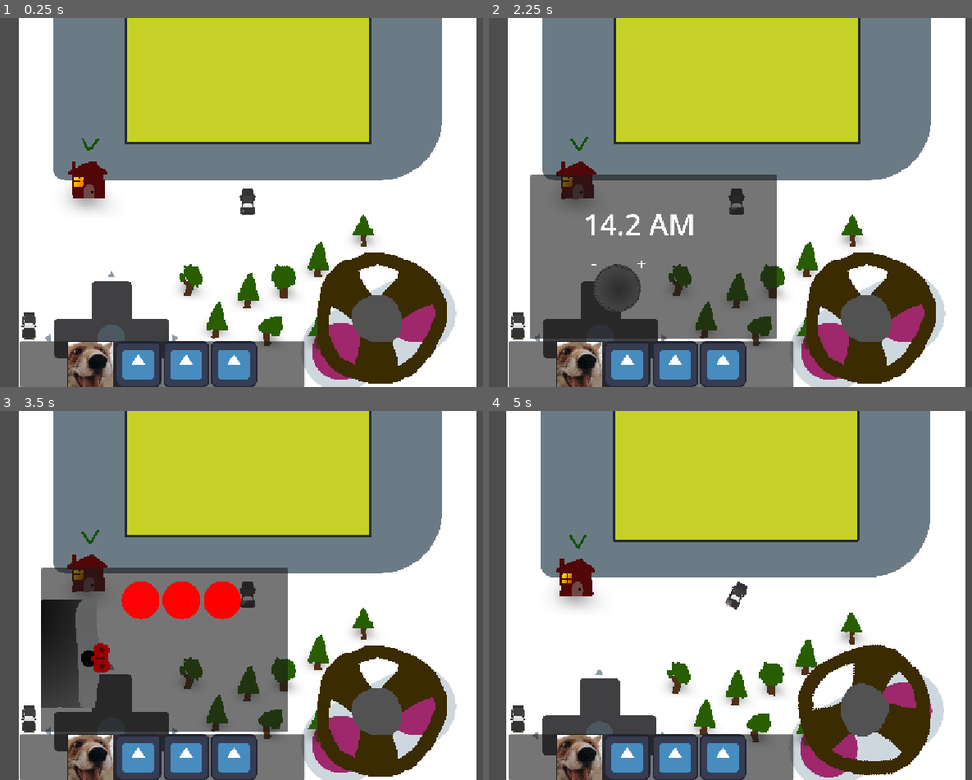
Above: before the commit, frames 1-4 (two rows, left to right).
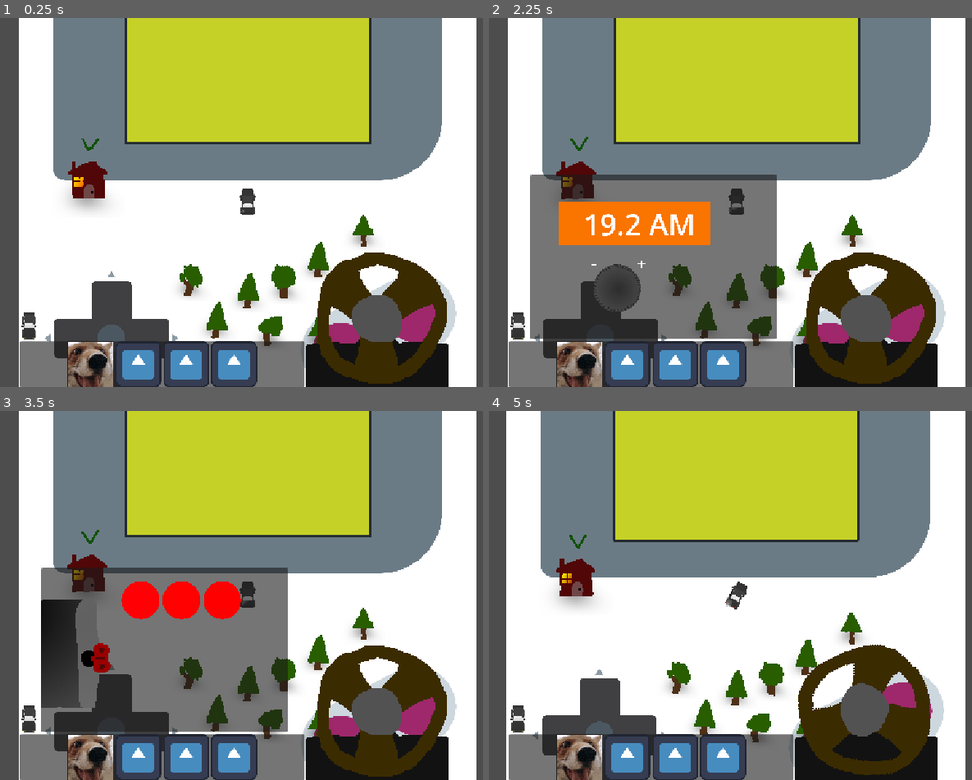
Above: after the commit, the same moments.

Repository: DBorgKiwami/game-jam-2
Game: Godot game, scene res://levels/testlevel.tscn
Same seed, same stepped clock (60 frames per second), same inputs: the game is played once before the commit and once after it. The engine's default icon, where the game draws it, is replaced by a stand-in: a white triangle on a blue panel in a dark square.
Inputs (mouse positions are in pixels of both pictures, inside the frame that each line leads up to):
- Up to frame 1 (0.25 s): no input
- Up to frame 2 (2.25 s): click (580, 364) at 0.5 s; click (629, 364) at 1.25 s; click (677, 364) at 2 s
- Up to frame 3 (3.5 s): click (231, 757) at 2.75 s
- Up to frame 4 (5 s): click (517, 717) at 3.5 s; tap Enter at 4.25 s; move the mouse to (880, 577) at 4.27 s; hold Right (turn_right) from 4.28 s (still down); hold Up (gas_pedal) from 4.28 s (still down)

The runs differ from the first frame. In frame 1, 1.9% of the frame differs, in the area x 63-93%, y 87-100%; in frame 2, 5.3%, in the area x 14-93%, y 49-100%; in frame 3, 1.9%; in frame 4, 2.2%.

Commit message:
Steering Column + Radio Minigame Randomizes

Diff:
--- a/minigames/radio.gd
+++ b/minigames/radio.gd
@@ -3,7 +3,7 @@
 var dialHasMouse = false
 var beingClicked = false
 var number1 = 1
-var number2 = 4
+var number2 = 9
 var inputNumber = 2
 var turnDistance = 0
 var minus = false
@@ -51,7 +51,7 @@
 			if wrap(number1 + number2, 0, 10) == inputNumber:
 				if timer.is_stopped():
 					timer.start()
-				print("Correct, Erect")
+				#print("Correct, Erect")
 			else:
 				timer.stop()
 		else:
@@ -66,5 +66,7 @@
 func _on_timer_timeout() -> void:
 	print("Hi")
 	SignalBus.emit_signal("part_repaired", 2)
-	inputNumber = 2
+	number1 = randi_range(1,9)
+	number2 = randi_range(0,9)
+	inputNumber = randi_range(0,9)
 	pass # Replace with function body.
--- a/minigames/radio.tscn
+++ b/minigames/radio.tscn
@@ -6,6 +6,9 @@
 
 [sub_resource type="CircleShape2D" id="CircleShape2D_g4v7s"]
 radius = 107.37784
+
+[sub_resource type="SystemFont" id="SystemFont_pij3h"]
+font_names = PackedStringArray("Courier New")
 
 [node name="Radio" type="Node2D" unique_id=1467513764]
 script = ExtResource("1_52d37")
@@ -45,10 +48,25 @@
 [node name="Label" type="Label" parent="." unique_id=832022817]
 offset_left = -308.13
 offset_top = -232.98
-offset_right = -268.13
-offset_bottom = -209.97998
+offset_right = -1.1300049
+offset_bottom = -86.979996
+theme_override_fonts/font = SubResource("SystemFont_pij3h")
 theme_override_font_sizes/font_size = 128
 text = "15.?"
+
+[node name="ColorRect" type="ColorRect" parent="Label" unique_id=372593105]
+z_index = -1
+layout_mode = 1
+anchors_preset = 15
+anchor_right = 1.0
+anchor_bottom = 1.0
+offset_left = -108.869995
+offset_top = -11.020004
+offset_right = 70.29001
+offset_bottom = 8.809998
+grow_horizontal = 2
+grow_vertical = 2
+color = Color(0.9785295, 0.45593286, 0, 1)
 
 [node name="Timer" type="Timer" parent="." unique_id=2092151379]
 process_callback = 0
--- a/ui/toolbar.tscn
+++ b/ui/toolbar.tscn
@@ -8,10 +8,27 @@
 [ext_resource type="PackedScene" uid="uid://c0q51j3dsg355" path="res://minigames/radio.tscn" id="5_e376i"]
 [ext_resource type="Texture2D" uid="uid://biaoop45bdjv0" path="res://images/steeringwheel.png" id="5_m6d4s"]
 [ext_resource type="PackedScene" uid="uid://c5xku7oeeh1x8" path="res://minigames/heater.tscn" id="6_4dapg"]
+[ext_resource type="Texture2D" uid="uid://dg40u5axy633f" path="res://images/steering column.png" id="6_i38vh"]
 [ext_resource type="PackedScene" uid="uid://dws7xuqu0hx5" path="res://minigames/engines.tscn" id="8_vh3at"]
 
 [node name="Toolbar" type="CanvasLayer" unique_id=1357045452]
 script = ExtResource("1_ata6n")
+
+[node name="TextureRect" type="TextureRect" parent="." unique_id=1481369879]
+custom_minimum_size = Vector2(250, 0)
+anchors_preset = 7
+anchor_left = 0.5
+anchor_top = 1.0
+anchor_right = 0.5
+anchor_bottom = 1.0
+offset_left = 101.78003
+offset_top = -250.0
+offset_right = 351.7802
+grow_horizontal = 2
+grow_vertical = 0
+texture = ExtResource("6_i38vh")
+expand_mode = 1
+stretch_mode = 4
 
 [node name="ToolbarAndWheel" type="HBoxContainer" parent="." unique_id=394098995]
 custom_minimum_size = Vector2(800, 0)
Binary file added: images/steering column.png
Not shown, added: images/steering column.png.import
